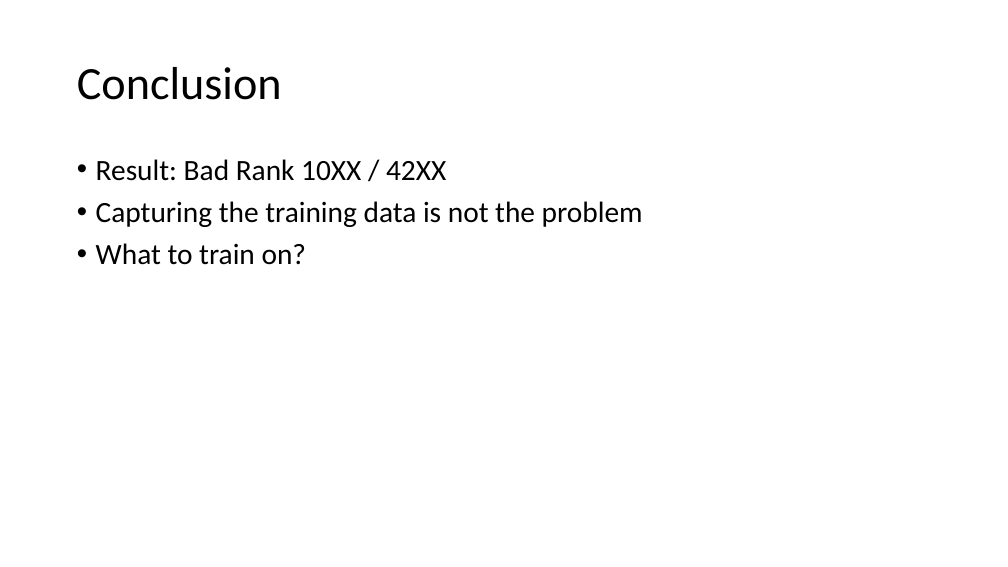
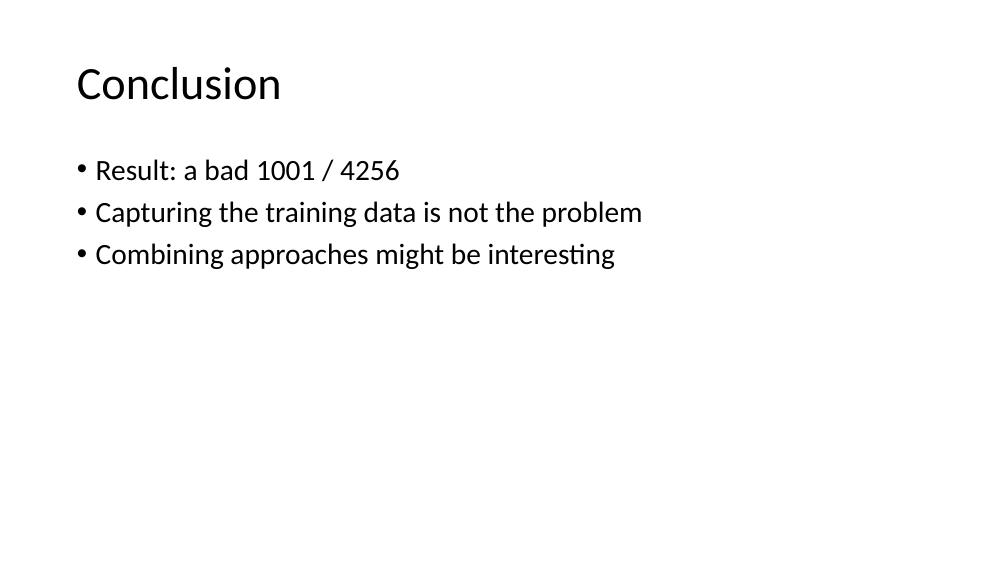
Before and after one commit to mariiader/adc_project, a slide deck: slide 17 of DengAI_PP_3.pptx (slide 16 before the commit). Drawn at 1008x567 pixels with LibreOffice and Linux fonts; fonts in the diff are those of the drawing. Boxes give left, top, right and bottom in pixels: in the first picture for what was removed or moved away, otherwise in the second. Text is boxed around its words. In the diff, an @@ line names an element or a change of style, - is before the commit and + after.

```diff
--- a/DengAI_PP_3.pptx
+++ b/DengAI_PP_3.pptx
@@ text at (96, 159, 400, 181): text changed @@
-• Result: Bad Rank 10XX / 42XX
+• Result: a bad 1001 / 4256
@@ text at (96, 243, 615, 269): text changed @@
-• What to train on?
+• Combining approaches might be interesting
```
Also in this commit, not shown: 8 other slides changed, 4 slides added, 3 slides removed, 14 other files.
